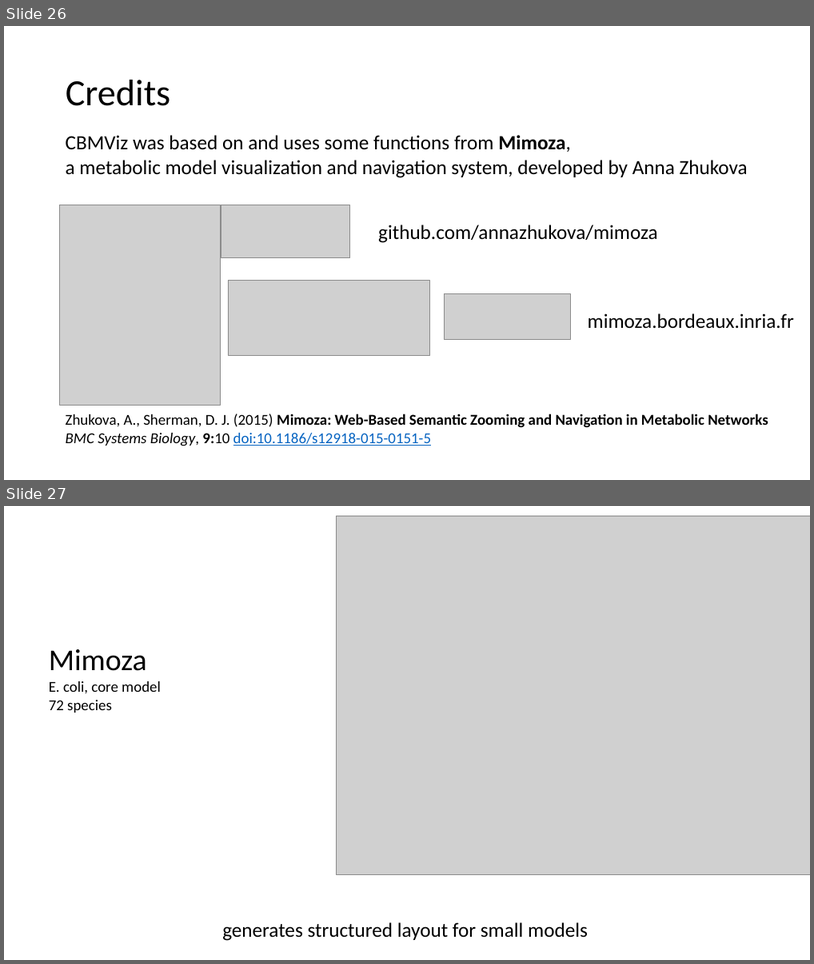
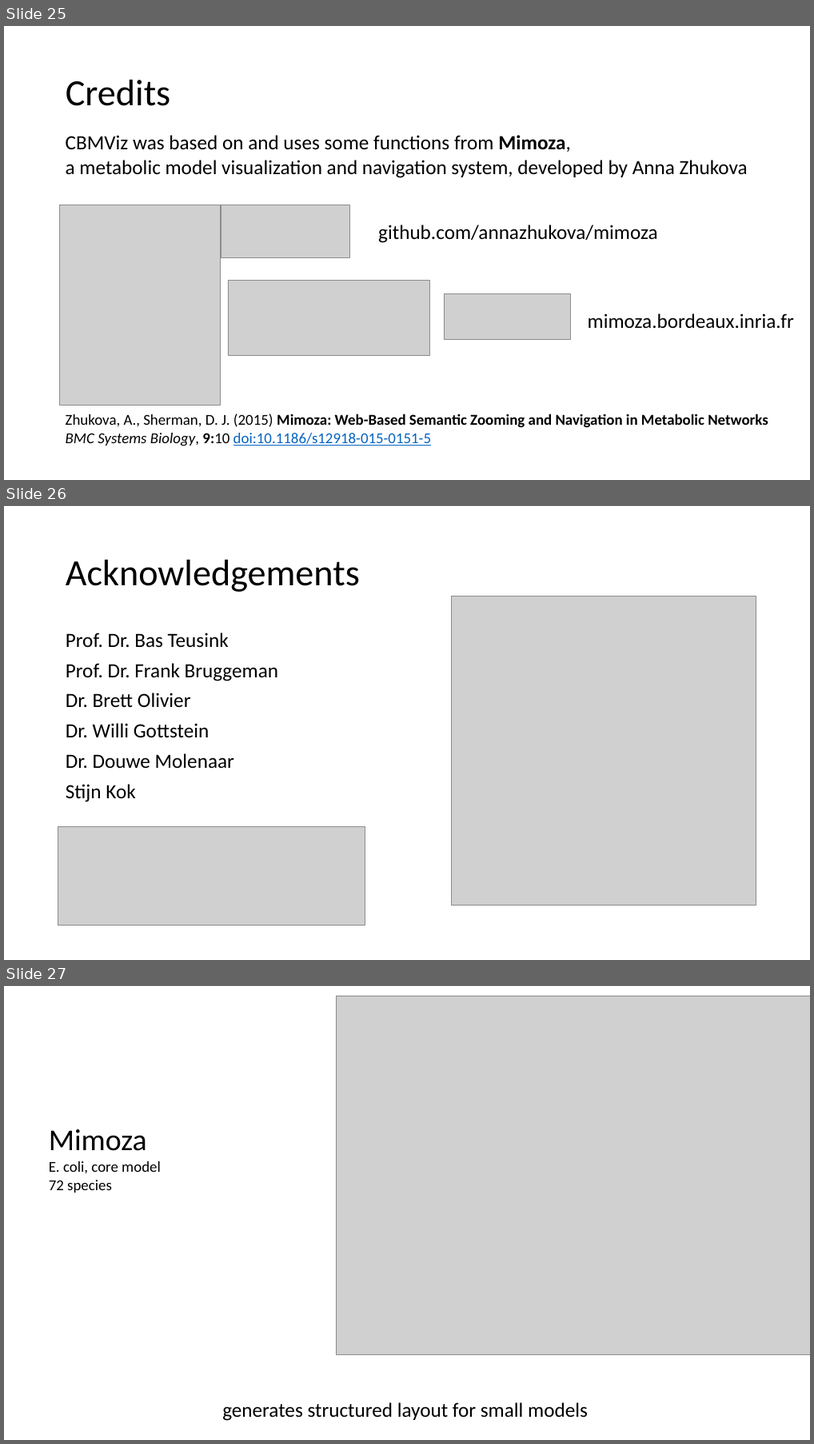
Before and after one commit to cnapy-org/metabolic-pathway-maps, a slide deck: Nicolas/Reports/LabR1_cbmviz_final.pptx. Shown one above the other, each under a label of ours: slides 26 and 27 before the commit, slides 25, 26 and 27 after it. The pictures are 814x964 and 814x1444 pixels, drawn with LibreOffice and Linux fonts; fonts in the diff are those of the drawing; grey boxes stand for pictures. Boxes give left, top, right and bottom in pixels: in the first picture for what was removed or moved away, otherwise in the second. Text is boxed around its words. In the diff, an @@ line names an element or a change of style, - is before the commit and + after.

```diff
--- a/Nicolas/Reports/LabR1_cbmviz_final.pptx
+++ b/Nicolas/Reports/LabR1_cbmviz_final.pptx
@@ slide 26 added at bbox=[4, 506, 810, 960], background #FFFFFF @@
@@ title added at bbox=[66, 560, 360, 592], 44 pt, text #000000 @@
+Acknowledgements
@@ picture added at bbox=[452, 596, 757, 904] @@
@@ text added at bbox=[66, 632, 278, 802], 24 pt, text #000000 @@
+Prof. Dr. Bas Teusink
+Prof. Dr. Frank Bruggeman
+Dr. Brett Olivier
+Dr. Willi Gottstein
+Dr. Douwe Molenaar
+Stijn Kok
@@ picture added at bbox=[58, 827, 366, 925] @@
@@ what was slide 26 is now slide 25 @@
```
Also in this commit, not shown: 6 slides changed, 1 other slide added, 1 slide removed, 9 other files.
